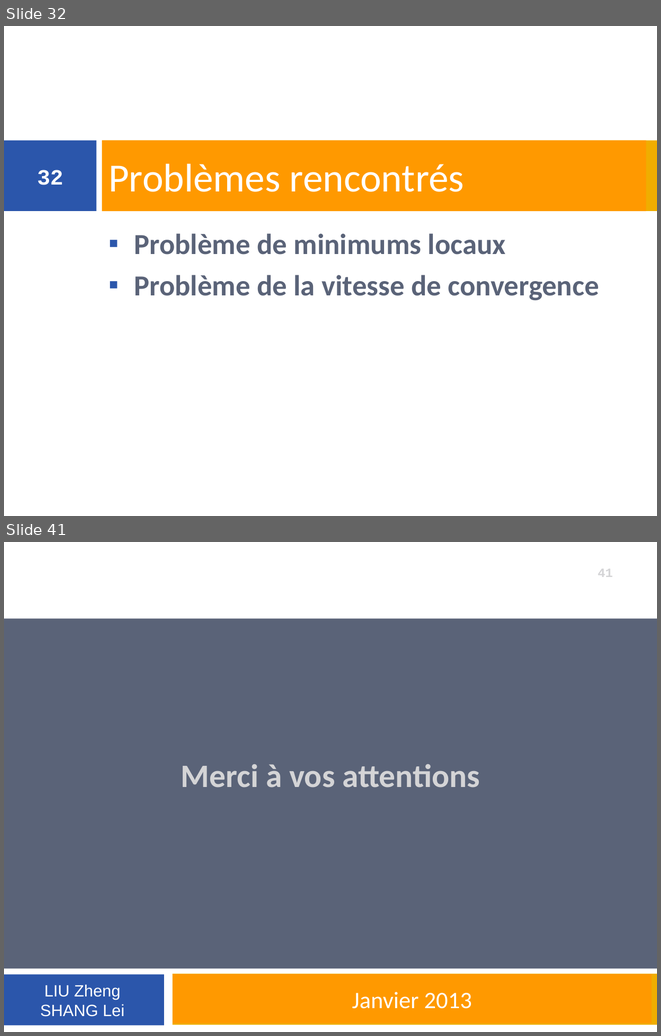
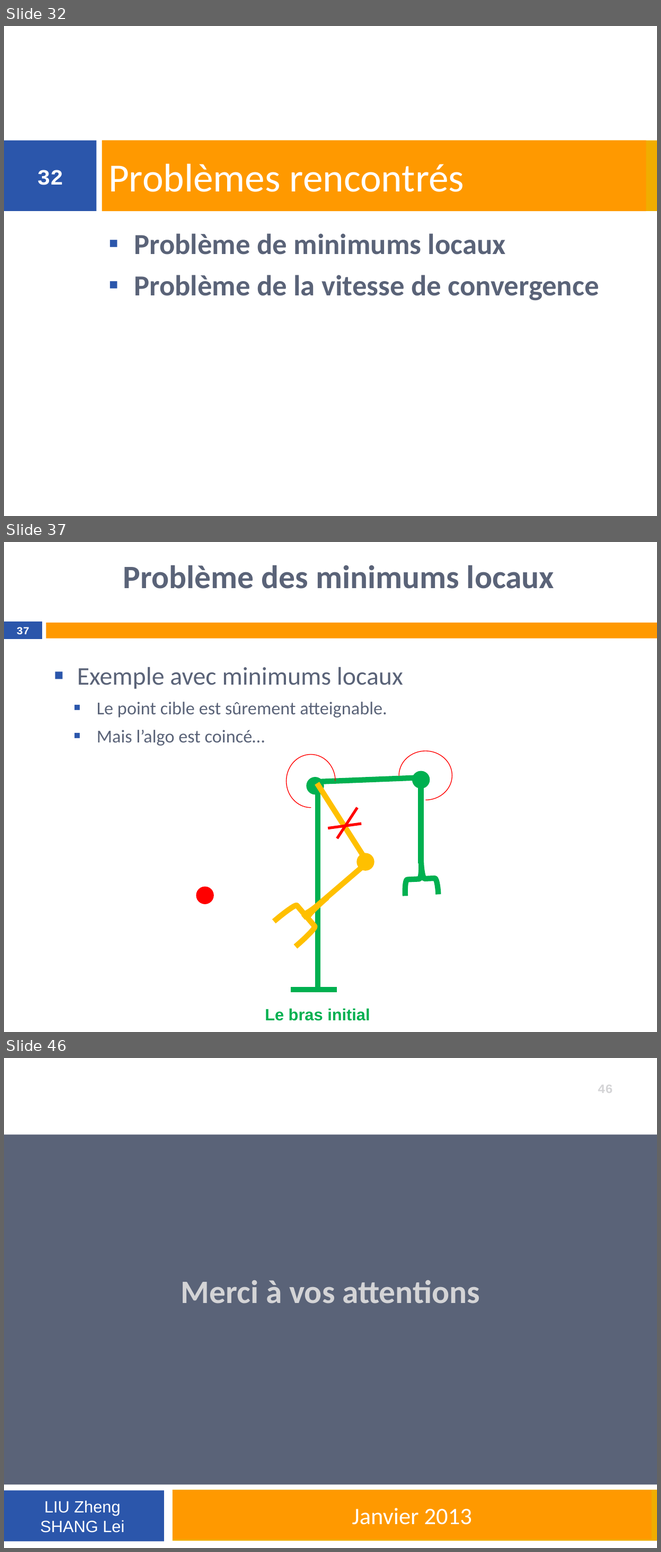
Before and after one commit to tangwing/Robotology, a slide deck: doc/Test de l’accessibilité d’un point.pptx. Shown one above the other, each under a label of ours: slides 32 and 41 before the commit, slides 32, 37 and 46 after it; the slides between them are not shown. The pictures are 661x1036 and 661x1552 pixels, drawn with LibreOffice and Linux fonts; fonts in the diff are those of the drawing; background and template pictures are left out. Boxes give left, top, right and bottom in pixels: in the first picture for what was removed or moved away, otherwise in the second. Text is boxed around its words. In the diff, an @@ line names an element or a change of style, - is before the commit and + after.

```diff
--- a/doc/Test de l’accessibilité d’un point.pptx
+++ b/doc/Test de l’accessibilité d’un point.pptx
@@ slide 37 added at <box>4,542,657,1032</box>, background #FFFFFF @@
@@ title added at <box>123,565,554,589</box>, 36 pt, text #5A6378, bold @@
+Problème des minimums locaux
@@ rectangle added at <box>4,623,42,638</box>, fill #0070C0 @@
@@ page number added at <box>4,622,42,640</box>, fill #2B56AB, 11.9 pt, text #FFFFFF, bold @@
+37
@@ rectangle added at <box>46,623,657,638</box>, fill #FF9900 @@
@@ text added at <box>77,667,403,746</box>, 20 pt, text #5A6378 @@
+■ Exemple avec minimums locaux
+    ■ Le point cible est sûrement atteignable.
+    ■ Mais l’algo est coincé…
@@ arc (boxed as its full ellipse) added at <box>286,754,335,807</box>, outline #FF0000 0.79 pt @@
@@ arc (boxed as its full ellipse) added at <box>399,751,452,800</box>, outline #FF0000 0.79 pt @@
@@ ellipse added at <box>307,778,323,794</box>, fill #00B050, outline #00B050 1.5 pt @@
@@ line added from (314, 782) to (421, 778), #00B050 6 pt @@
@@ ellipse added at <box>413,771,429,787</box>, fill #00B050, outline #00B050 1.5 pt @@
@@ line added from (421, 771) to (421, 863), #00B050 6 pt @@
@@ line added from (317, 783) to (367, 862), #FFC000 6 pt @@
@@ line added from (317, 992) to (317, 782), #00B050 6 pt @@
@@ line added from (358, 807) to (337, 838), #FF0000 3 pt @@
@@ line added from (361, 823) to (328, 828), #FF0000 3 pt @@
@@ ellipse added at <box>358,854,373,870</box>, fill #FFC000, outline #FFC000 1.5 pt @@
@@ line added from (367, 863) to (303, 917), #FFC000 6 pt @@
@@ left brace added at <box>404,862,439,896</box>, outline #00B050 6 pt @@
@@ ellipse added at <box>196,886,213,903</box>, fill #FF0000, outline #FF0000 1.5 pt @@
@@ left brace added at <box>274,885,338,946</box>, outline #FFC000 6 pt @@
@@ line added from (291, 989) to (337, 989), #00B050 6 pt @@
@@ text added at <box>265,1008,370,1021</box>, 18 pt, text #00B050, bold @@
+Le bras initial
@@ what was slide 41 is now slide 46 @@
@@ page number at <box>598,1084,613,1093</box>: text changed @@
-41
+46
```
Also in this commit, not shown: 10 slides changed, 4 other slides added, 11 other files.
